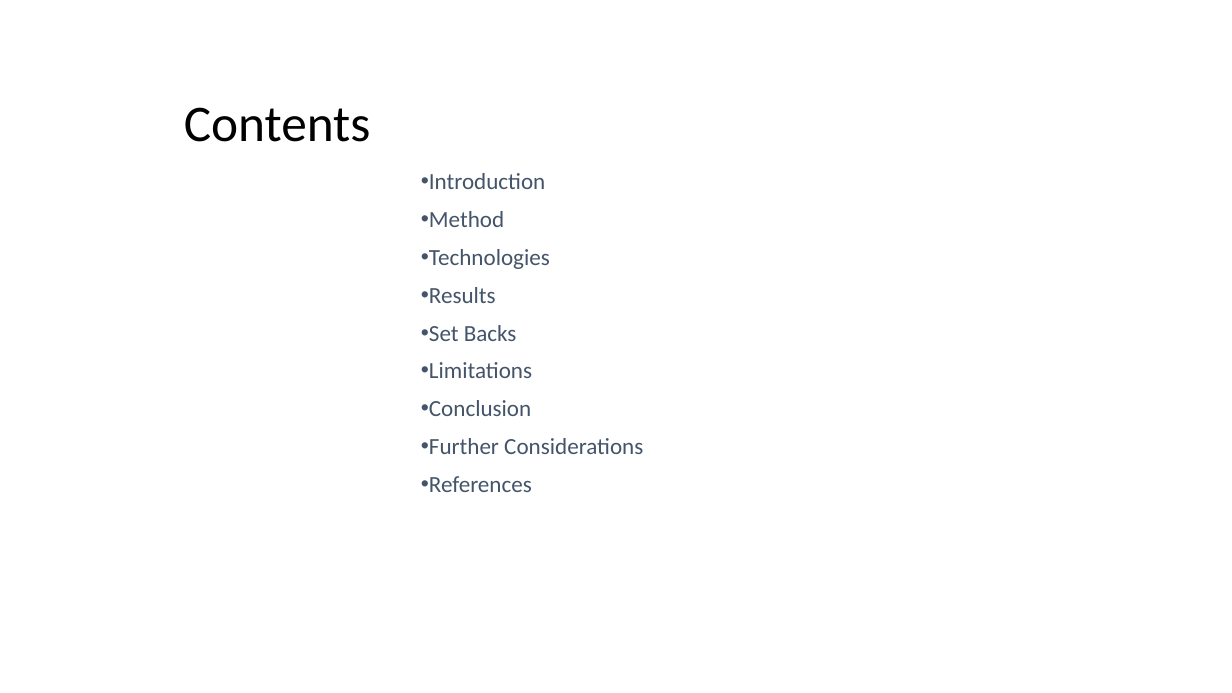
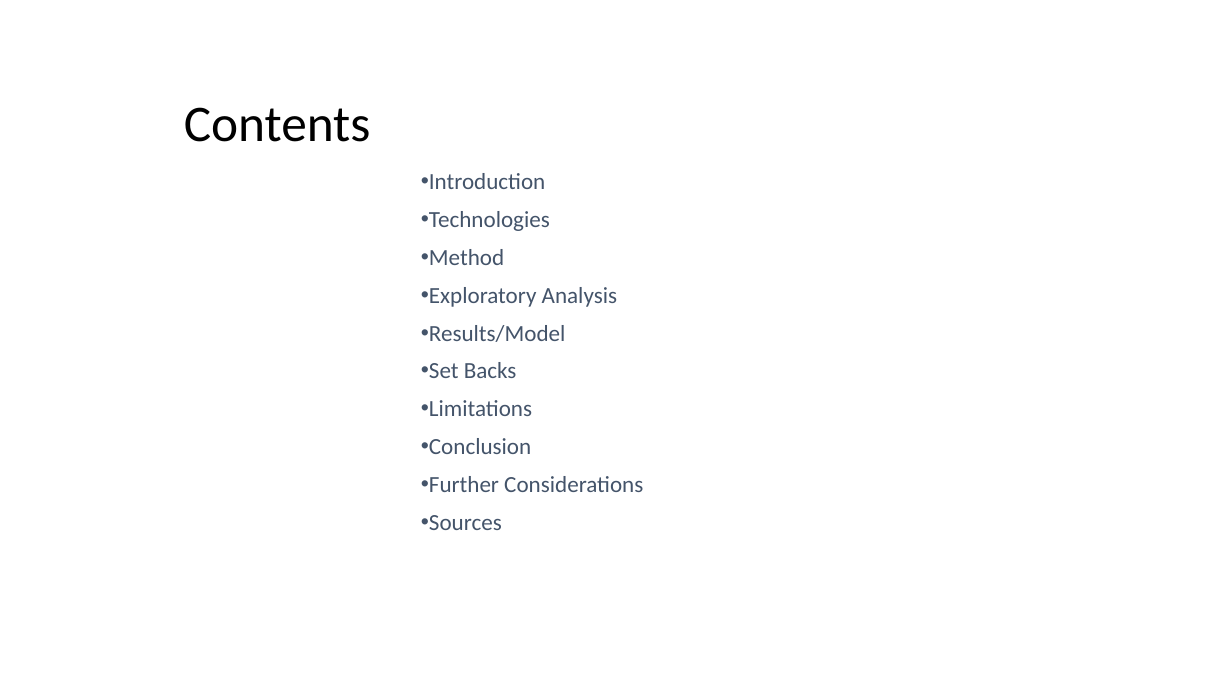
Before and after one commit to Isabel-gt/Final_Project, a slide deck: slide 2 of Diabetes_Predictions.pptx. Drawn at 1232x693 pixels with LibreOffice and Linux fonts; fonts in the diff are those of the drawing; background and template pictures are left out. Boxes give left, top, right and bottom in pixels: in the first picture for what was removed or moved away, otherwise in the second. Text is boxed around its words. In the diff, an @@ line names an element or a change of style, - is before the commit and + after.

```diff
--- a/Diabetes_Predictions.pptx
+++ b/Diabetes_Predictions.pptx
@@ subtitle at box(429, 211, 550, 231): paragraph added @@
+• Technologies
@@ subtitle at box(429, 287, 617, 342): text changed @@
-• Technologies
-• Results
+• Exploratory Analysis
+• Results/Model
@@ subtitle at box(429, 515, 502, 530): text changed @@
-• References
+• Sources
```
Also in this commit, not shown: 11 other slides changed, 14 slides added, 1 slide removed.
